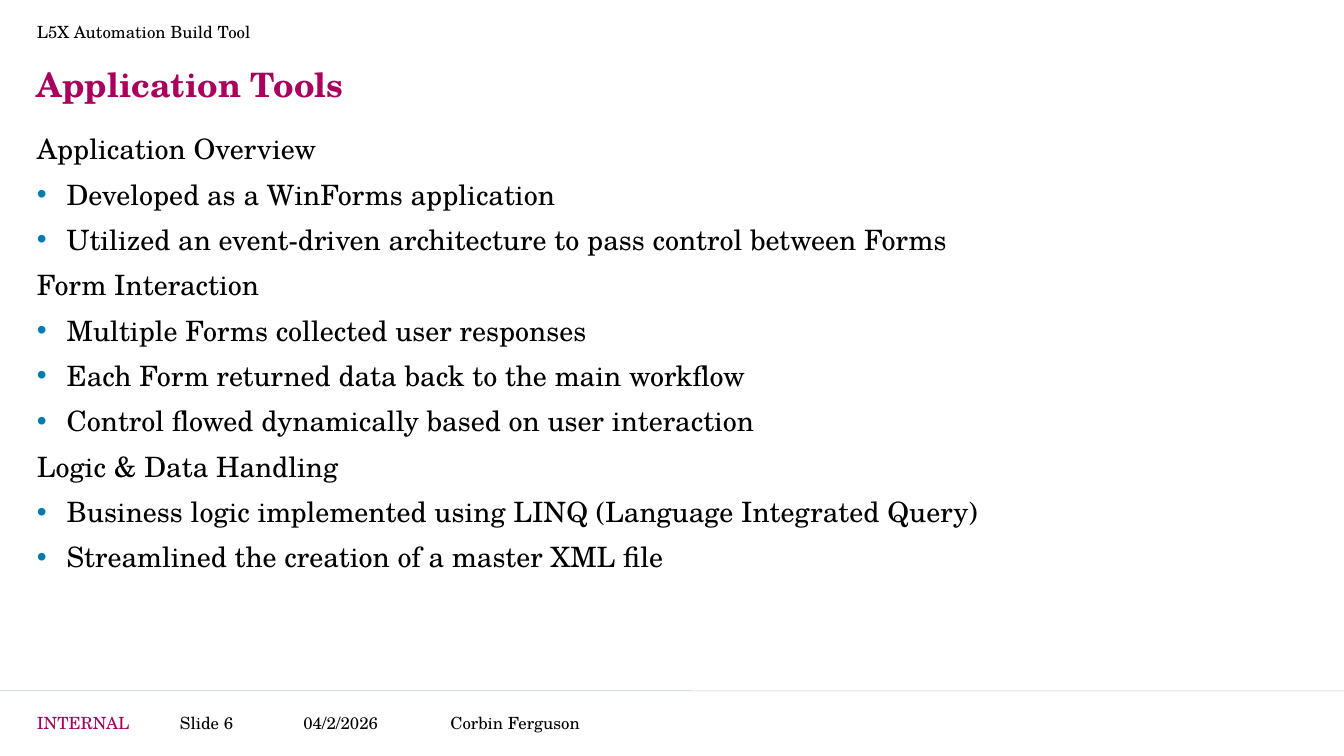
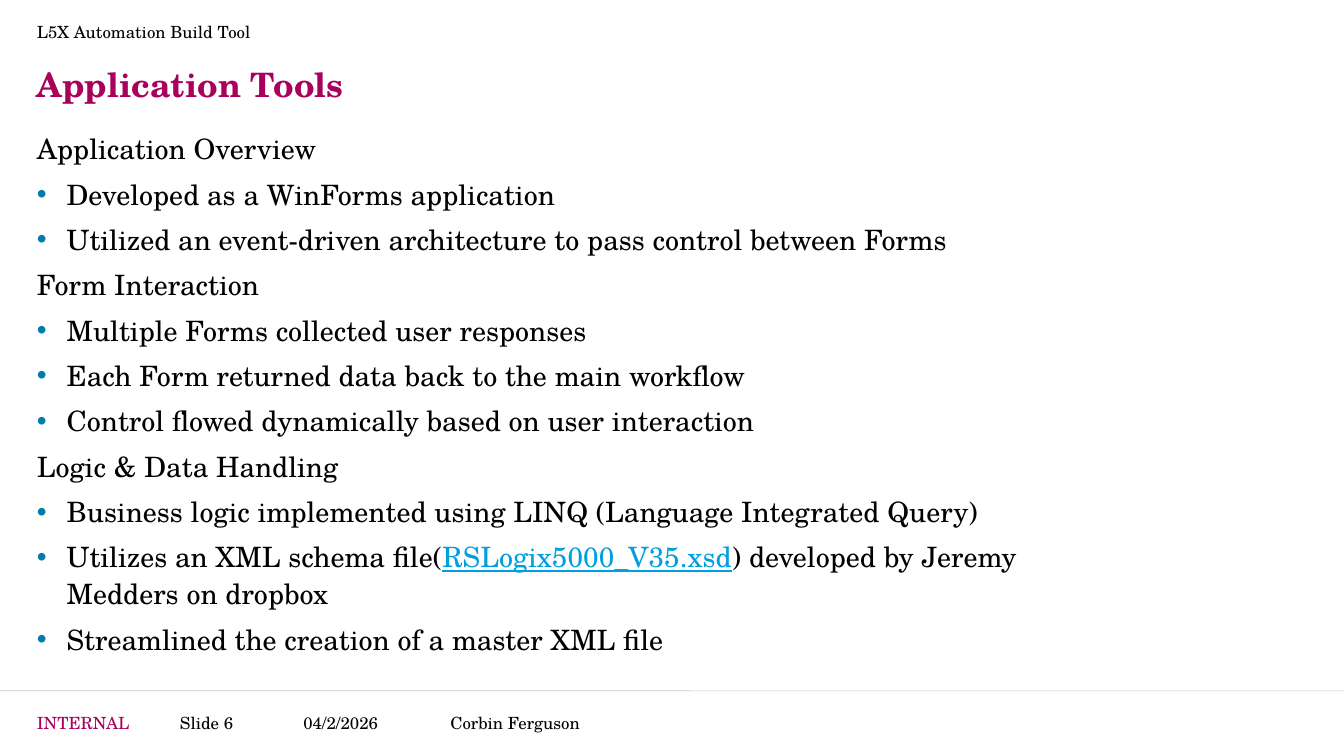
Before and after one commit to CorbinFerguson/ThesisBuildTool, a slide deck: slide 6 of Thesis Writing Documents/Project Development.pptx. Drawn at 1344x756 pixels with LibreOffice and Linux fonts; fonts in the diff are those of the drawing; background and template pictures are left out. Boxes give left, top, right and bottom in pixels: in the first picture for what was removed or moved away, otherwise in the second. Text is boxed around its words. In the diff, an @@ line names an element or a change of style, - is before the commit and + after.

```diff
--- a/Thesis Writing Documents/Project Development.pptx
+++ b/Thesis Writing Documents/Project Development.pptx
@@ text at bbox=[67, 546, 1017, 610]: paragraph added @@
+• Utilizes an XML schema file(RSLogix5000_V35.xsd) developed by Jeremy Medders on dropbox
```
Also in this commit, not shown: 8 other slides changed, 4 slides added, 6 other files.
